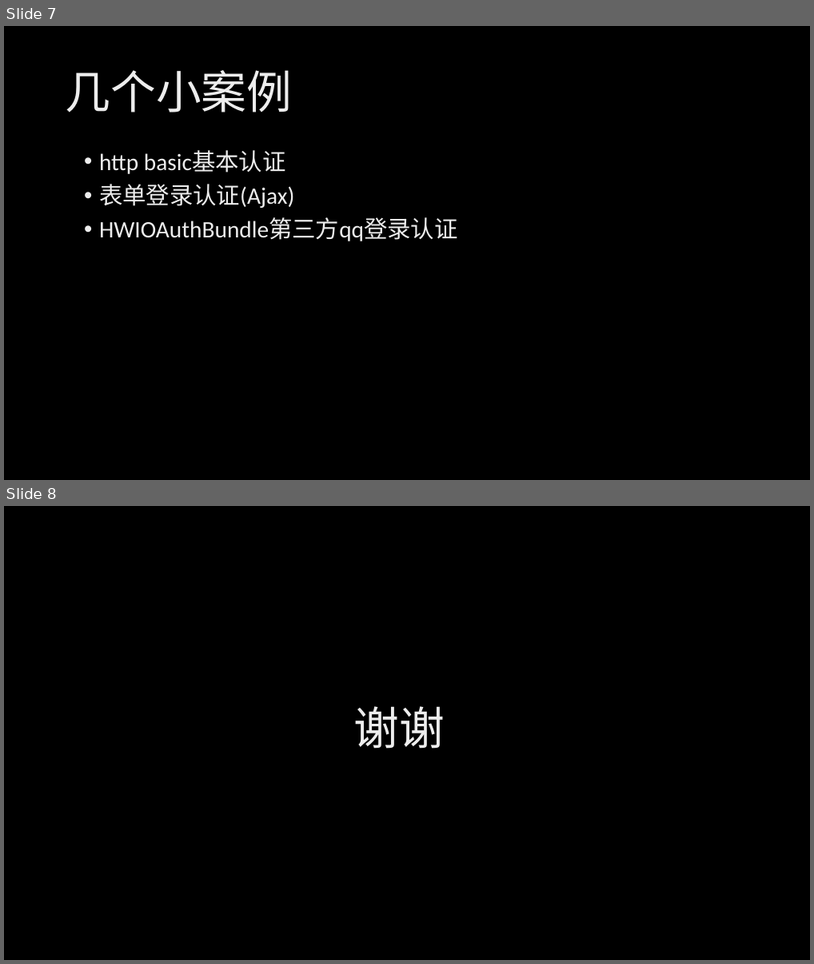
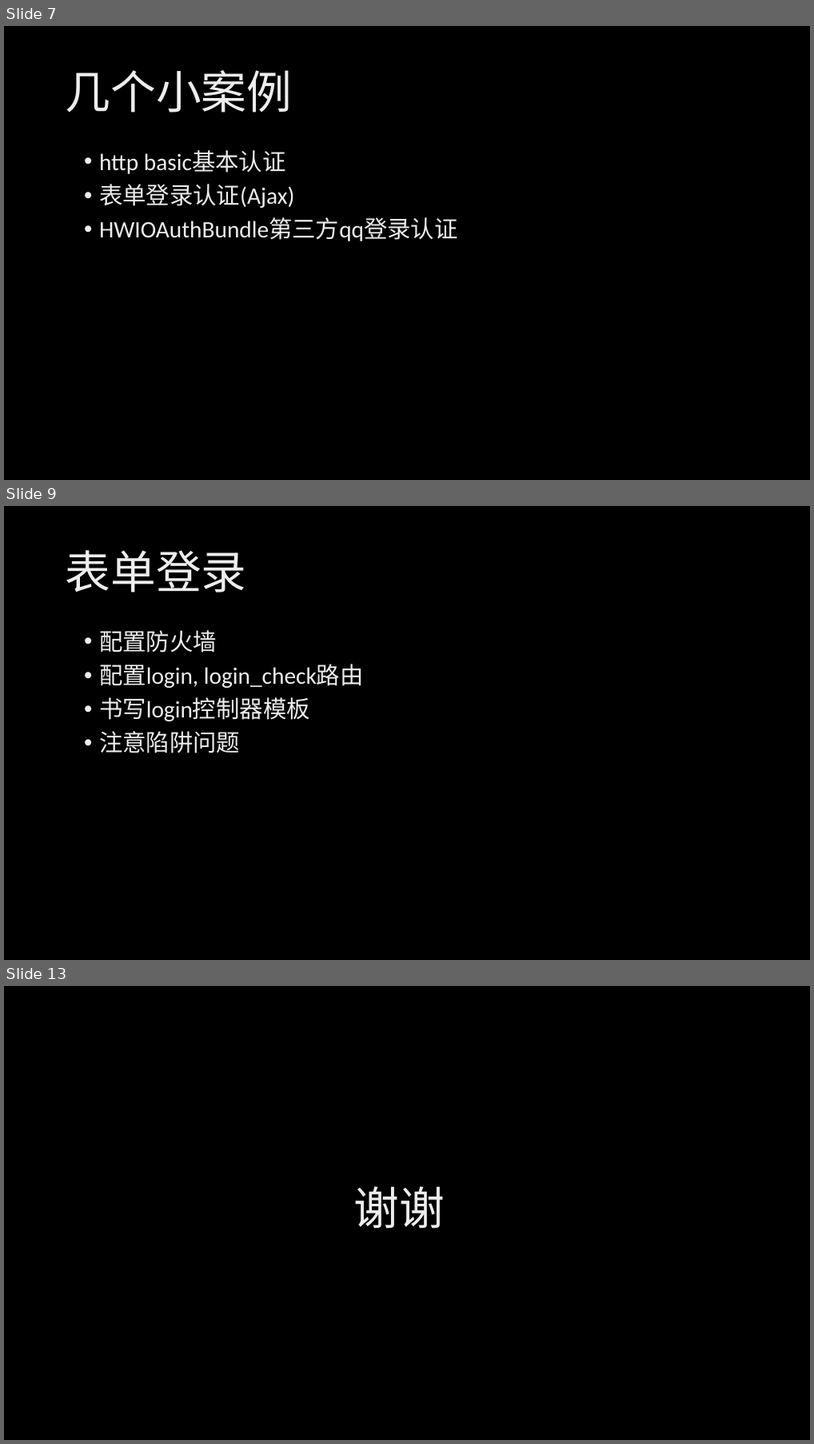
Before and after one commit to TuringTD/symfony2--, a slide deck: symfony登陆.pptx. Shown one above the other, each under a label of ours: slides 7 and 8 before the commit, slides 7, 9 and 13 after it; the slides between them are not shown. The pictures are 814x964 and 814x1444 pixels, drawn with LibreOffice and Linux fonts; fonts in the diff are those of the drawing; background and template pictures are left out. Boxes give left, top, right and bottom in pixels: in the first picture for what was removed or moved away, otherwise in the second. Text is boxed around its words. In the diff, an @@ line names an element or a change of style, - is before the commit and + after.

```diff
--- a/symfony登陆.pptx
+++ b/symfony登陆.pptx
@@ slide 9 added at box(4, 506, 810, 960), background picture (left out) @@
@@ title added at box(66, 550, 247, 592), 54 pt, text gradient #BFBFBF to #EDEDED to #FFFFFF @@
+表单登录
@@ text added at box(99, 630, 364, 753), 28 pt, text gradient #BFBFBF to #EDEDED to #FFFFFF @@
+• 配置防火墙
+• 配置login, login_check路由
+• 书写login控制器模板
+• 注意陷阱问题
@@ what was slide 8 is now slide 13 @@
```
Also in this commit, not shown: 2 slides changed, 4 other slides added.
